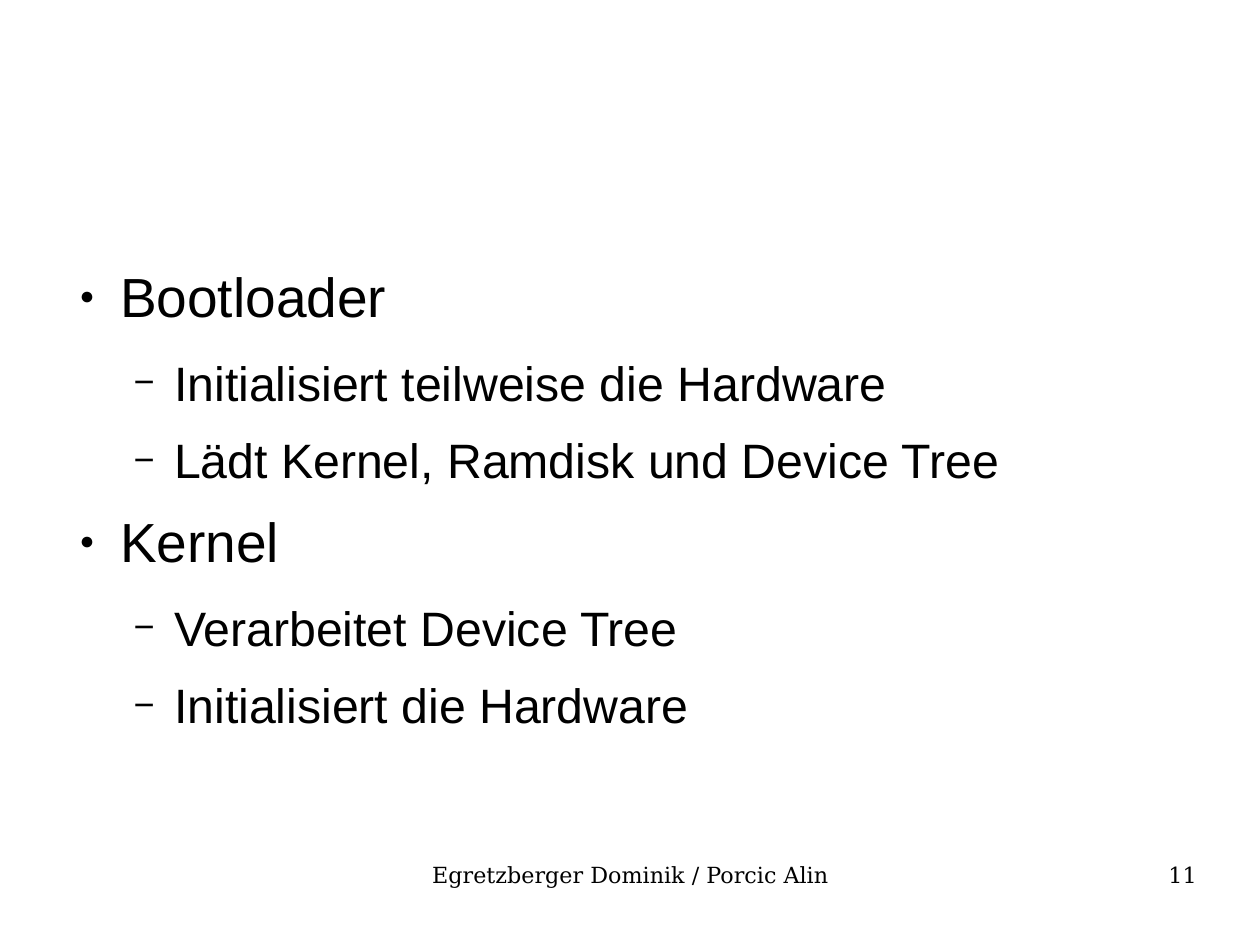
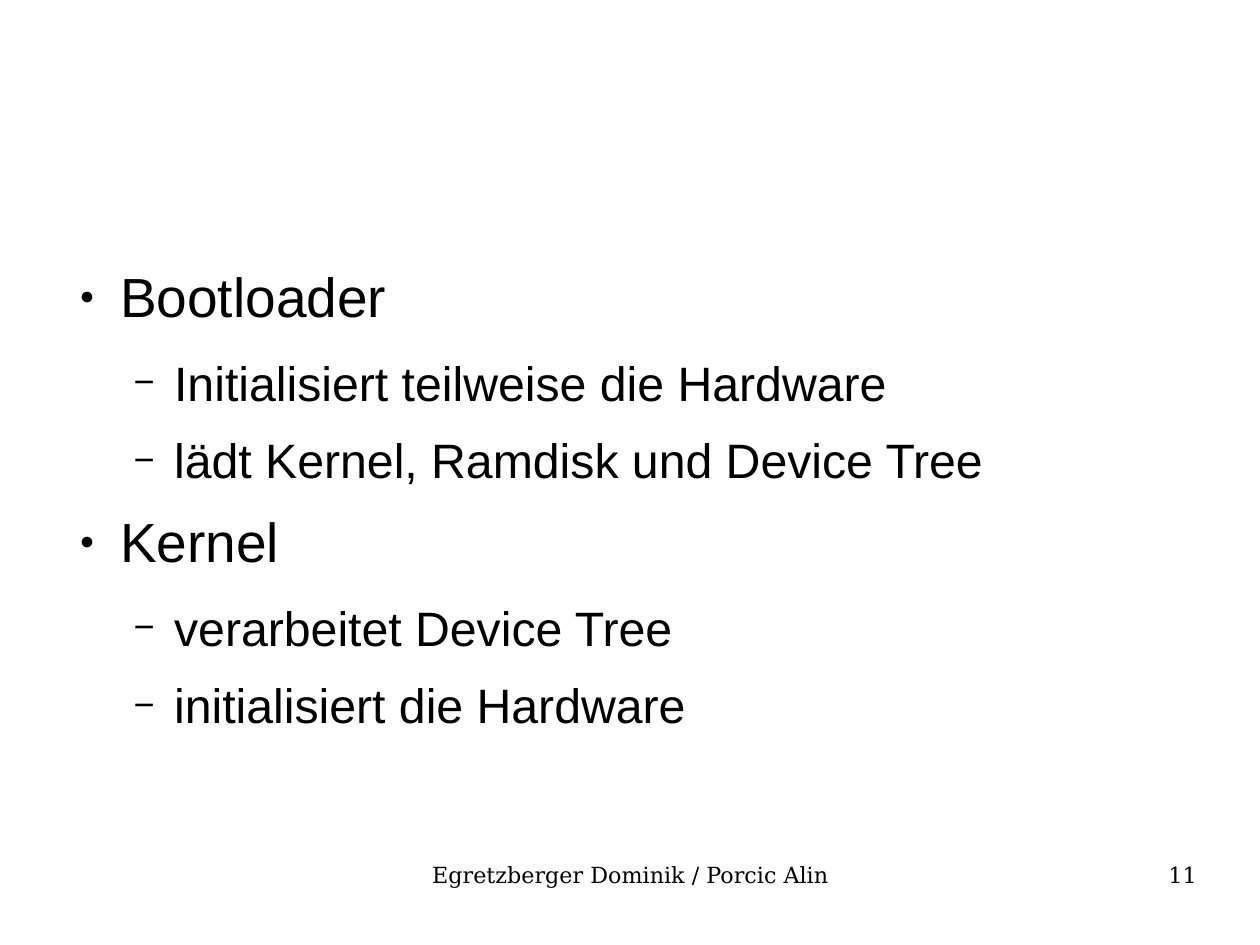
Before and after one commit to onixion/school, a slide deck: slide 11 of DIC/Referat_Linux/referat.odp. Drawn at 1260x945 pixels with LibreOffice and Linux fonts; fonts in the diff are those of the drawing; background and template pictures are left out. Boxes give left, top, right and bottom in pixels: in the first picture for what was removed or moved away, otherwise in the second. Text is boxed around its words. In the diff, an @@ line names an element or a change of style, - is before the commit and + after.

```diff
--- a/DIC/Referat_Linux/referat.odp
+++ b/DIC/Referat_Linux/referat.odp
@@ text at <box>174,443,983,485</box>: text changed @@
-  − Lädt Kernel, Ramdisk und Device Tree
+  − lädt Kernel, Ramdisk und Device Tree
@@ text at <box>174,611,686,724</box>: text changed @@
-  − Verarbeitet Device Tree
-  − Initialisiert die Hardware
+  − verarbeitet Device Tree
+  − initialisiert die Hardware
```
Also in this commit, not shown: 3 other slides changed, 3 other files.
